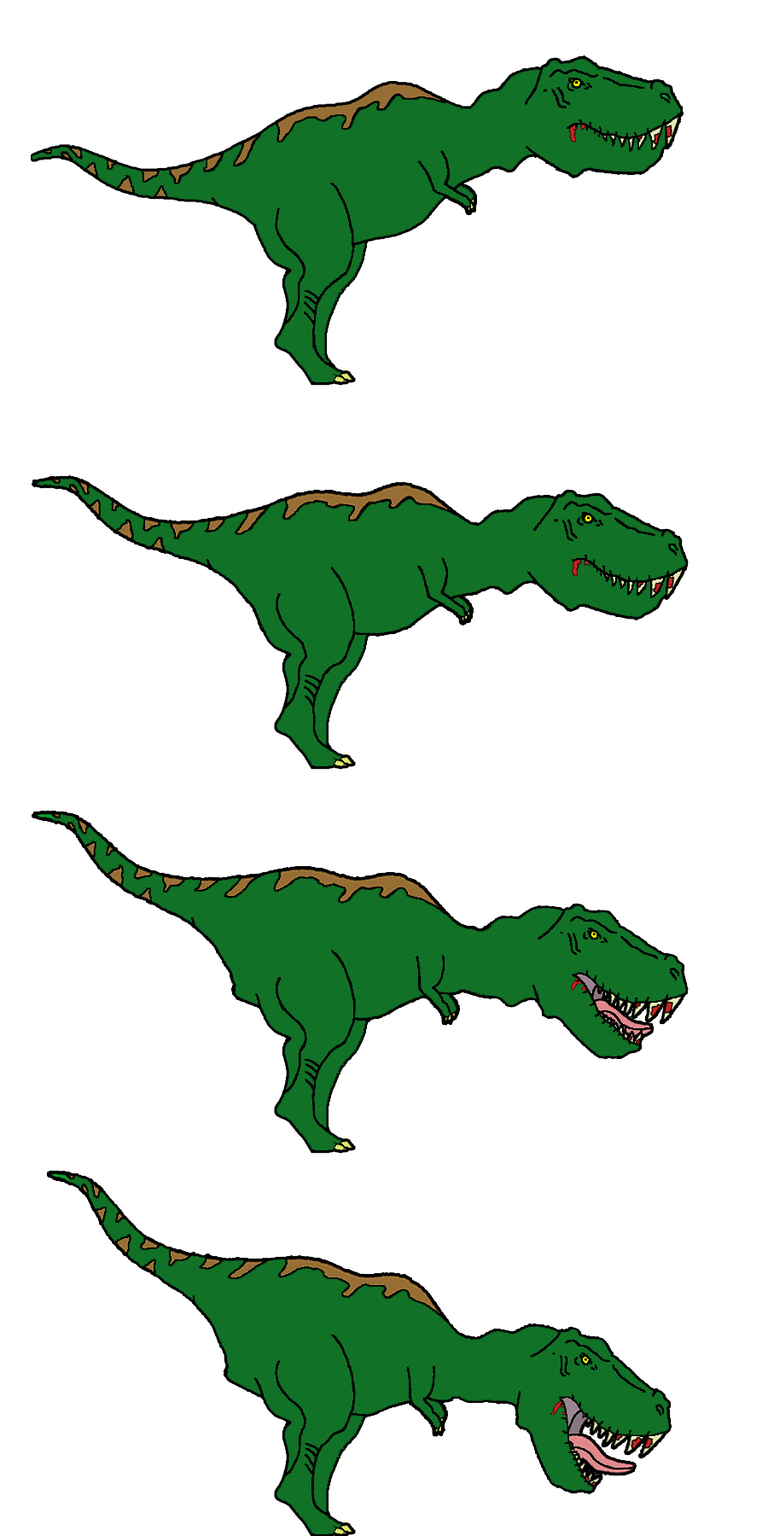
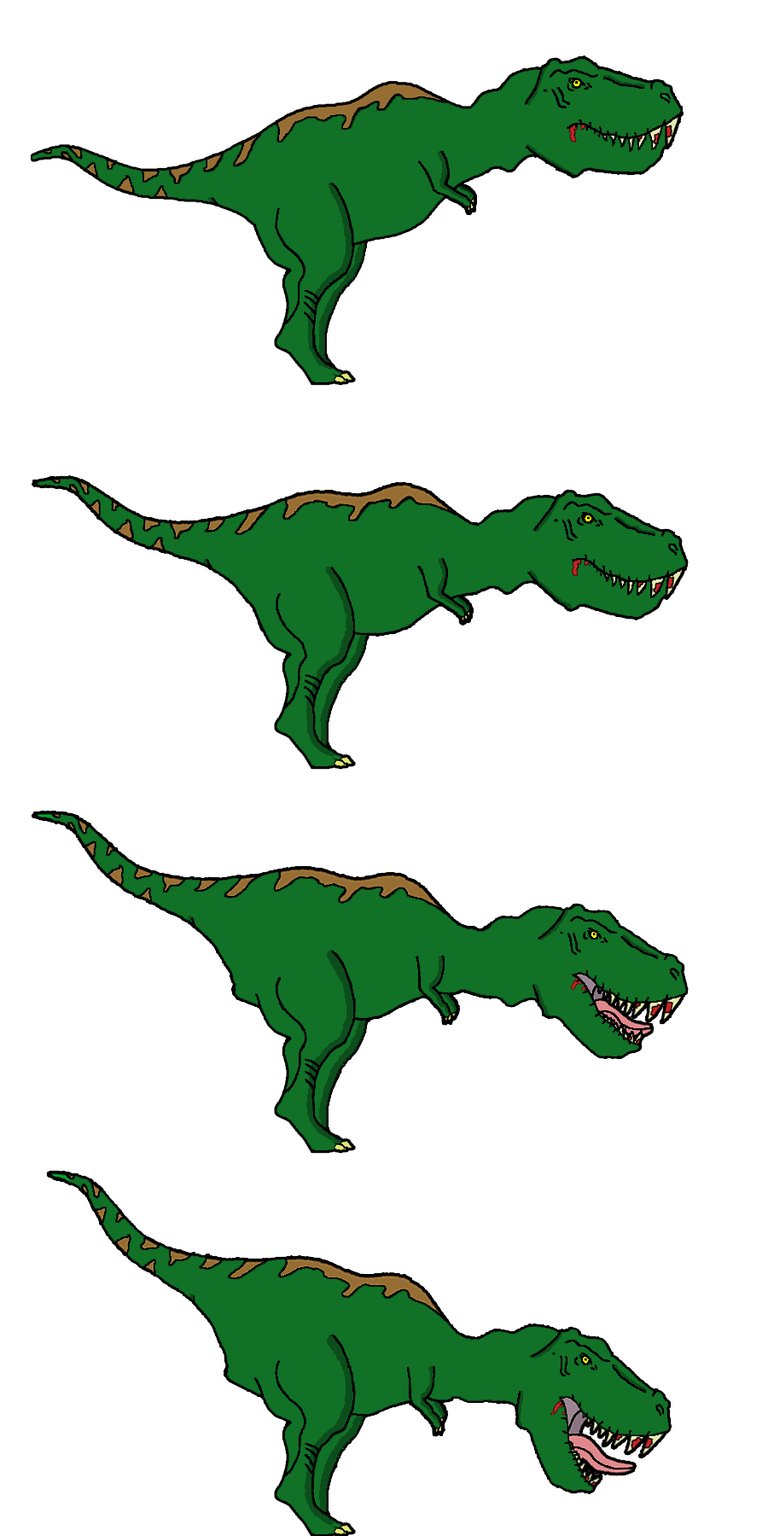
Layer changes from the first 768 × 1536 image to the second:
painted on "dino 1" over [left=208, top=66, right=646, bottom=370]
painted on "dino 2" over [left=203, top=496, right=656, bottom=757]
painted on "dino 3" over [left=187, top=909, right=659, bottom=1143]
painted on "dino 4" over [left=189, top=1293, right=647, bottom=1525]
